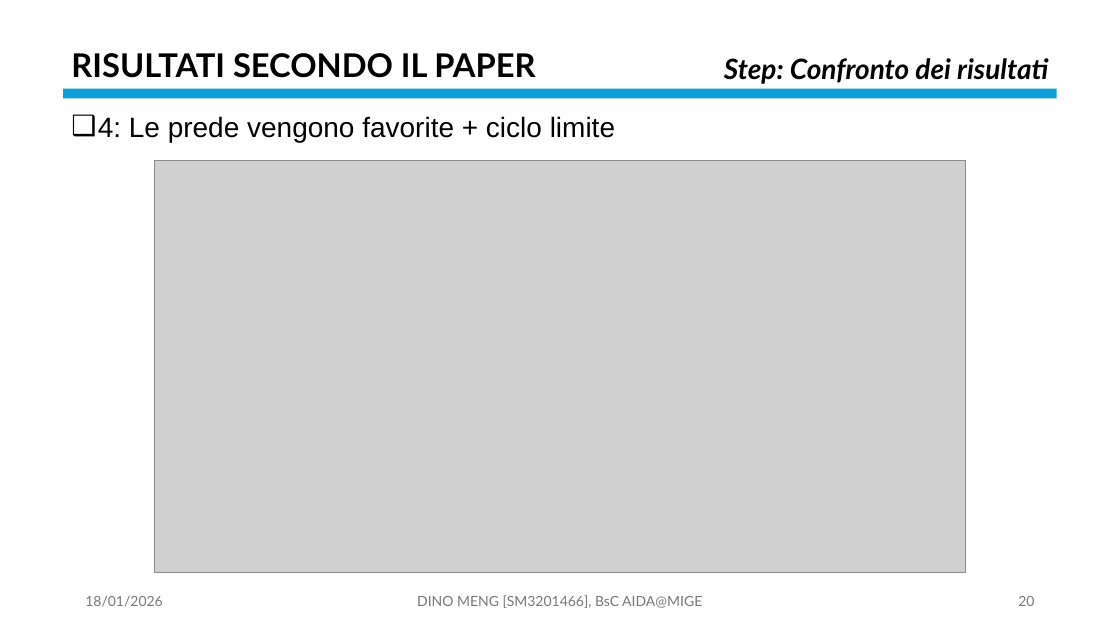
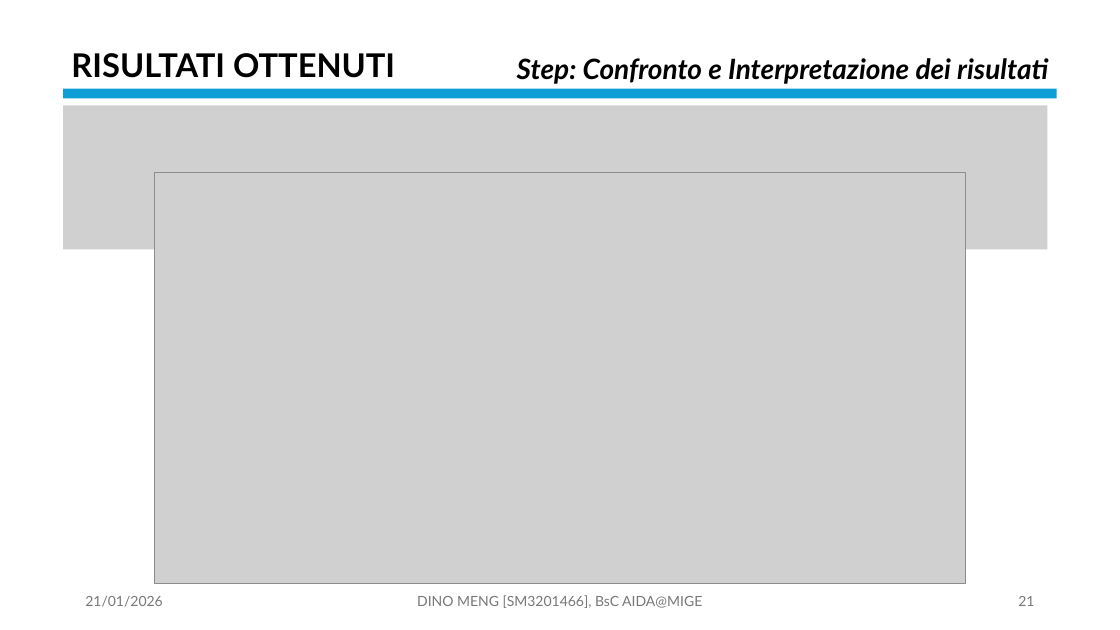
Before and after one commit to OdinMeng/AIDA-UNIVERSITY-NOTES-2025-2026, a slide deck: slide 21 of Complex Systems/project/PresentationPROJECTSM3201466.pptx (slide 20 before the commit). Drawn at 1120x630 pixels with LibreOffice and Linux fonts; fonts in the diff are those of the drawing; grey boxes stand for pictures. Boxes give left, top, right and bottom in pixels: in the first picture for what was removed or moved away, otherwise in the second. Text is boxed around its words. In the diff, an @@ line names an element or a change of style, - is before the commit and + after.

Commit message:
dispensa sistemi complessi: modificato la figure delle curve di livello di Lotka-Volterra, progetto sistemi complessi: slide pressoché finali

```diff
--- a/Complex Systems/project/PresentationPROJECTSM3201466.pptx
+++ b/Complex Systems/project/PresentationPROJECTSM3201466.pptx
@@ text at [71,53,395,78]: text changed @@
-RISULTATI SECONDO IL PAPER
+RISULTATI OTTENUTI
@@ text at [517,58,1048,84]: text changed @@
-Step: Confronto dei risultati
+Step: Confronto e Interpretazione dei risultati
@@ picture added at [63,105,1048,250] @@
@@ text removed at [98,116,615,142] @@
-❑ 4: Le prede vengono favorite + ciclo limite
@@ picture: place and size @@
-picture at [155,160,965,572]
+picture at [155,172,965,584]
@@ text at [85,596,162,607]: text changed @@
-18/01/2026
+21/01/2026
@@ page number at [1018,596,1034,606]: text changed @@
-20
+21
```
Also in this commit, not shown: 38 other slides changed, 1 slide added, 1 slide removed, 5 other files.
